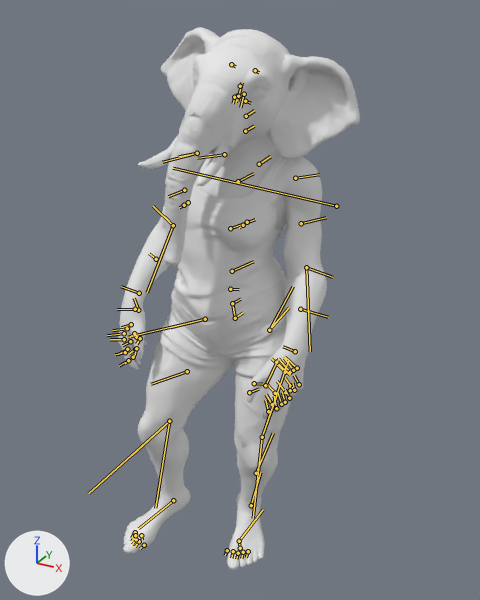
The glTF model public/models/Loxodon_Female_Idle.glb, before and after one commit.
Both versions are drawn from a 50 mm lens placed at (51.4, -93.2, 101.2), pointed at (0.7, -1.0, 55.1). Arrows for +X, +Y and +Z are at lower left; the lights stay in place. The first picture is the older version. Both versions are drawn at frame 20 of the action 'badass-idle-626441'; the numbers are the values there. The bones that change, and the others that lie on the model, are drawn over the model as lines.
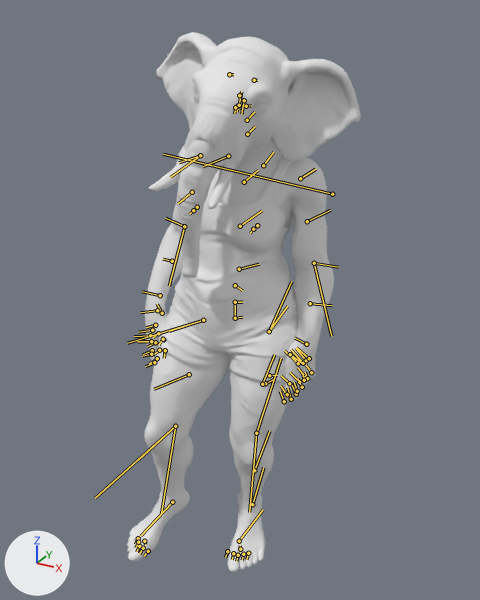
Boxes [x1, y1, x2, y2] around the edits, measured in the pictures (480 x 600 px):
'default', posed: before [118, 27, 360, 570]; after [127, 32, 361, 572]
bone 'pelvis', root to tip: before (235, 318) to (243, 312); after (235, 318) to (242, 317)
bone 'spine_03', root to tip: before (232, 271) to (253, 261); after (239, 269) to (259, 264)
bone 'spine_04', root to tip: before (230, 228) to (255, 219); after (240, 226) to (262, 210)
bone 'clavicle_l', root to tip: before (259, 164) to (270, 156); after (263, 165) to (273, 152)
bone 'middle_01_l', root to tip: before (285, 392) to (277, 381); after (299, 382) to (290, 372)
bone 'index_01_l', root to tip: before (275, 393) to (267, 384); after (289, 383) to (281, 375)
bone 'ring_01_l', root to tip: before (292, 388) to (285, 377); after (305, 377) to (297, 367)
bone 'pinky_01_l', root to tip: before (299, 384) to (294, 375); after (311, 372) to (306, 365)
bone 'cc_base_l_upperarmtwist01', root to tip: before (295, 178) to (319, 174); after (300, 178) to (315, 169)
bone 'cc_base_l_upperarmtwist02', root to tip: before (301, 223) to (326, 217); after (307, 221) to (330, 210)
bone 'clavicle_r', root to tip: before (224, 154) to (197, 158); after (228, 156) to (203, 166)
bone 'cc_base_r_upperarmtwist01', root to tip: before (197, 153) to (179, 156); after (200, 155) to (179, 162)
bone 'cc_base_r_upperarmtwist02', root to tip: before (184, 190) to (168, 196); after (192, 192) to (178, 203)
bone 'middle_01_r', root to tip: before (124, 333) to (107, 335); after (150, 335) to (134, 336)
bone 'ring_01_r', root to tip: before (127, 328) to (112, 330); after (152, 330) to (138, 332)
bone 'index_01_r', root to tip: before (124, 339) to (110, 339); after (151, 341) to (137, 341)
bone 'pinky_01_r', root to tip: before (131, 324) to (121, 327); after (155, 325) to (146, 327)
bone 'thigh_l', root to tip: before (269, 330) to (293, 286); after (269, 331) to (291, 281)
bone 'calf_l', root to tip: before (262, 437) to (288, 360); after (256, 433) to (281, 358)
bone 'foot_l', root to tip: before (251, 505) to (260, 472); after (252, 504) to (263, 467)
bone 'thigh_r', root to tip: before (205, 319) to (128, 337); after (203, 320) to (127, 343)
bone 'calf_r', root to tip: before (169, 421) to (88, 493); after (175, 426) to (95, 498)
bone 'foot_r', root to tip: before (173, 500) to (138, 528); after (172, 502) to (140, 536)

The edits, one by one:
Bone 'pelvis' (bone_pelvis) turns from (0, -4, -13) to (0, -3, 4) degrees about its own x, y and z.
Bone 'spine_03' (bone_spine_03) turns from (0, 0, -5) to (0, 0, -15) degrees about its own x, y and z.
Bone 'spine_04' (bone_spine_04) turns from (-1, 13, 6) to (-1, 13, -10) degrees about its own x, y and z.
Bone 'clavicle_l' (bone_clavicle_l) turns from (0, -6, 15) to (0, -4, 15) degrees about its own x, y and z.
Bone 'middle_01_l' (bone_middle_01_l) turns from (3, -12, 2) to (5, -5, -8) degrees about its own x, y and z.
Bone 'index_01_l' (bone_index_01_l) turns from (9, -16, -6) to (10, -9, -12) degrees about its own x, y and z.
Bone 'ring_01_l' (bone_ring_01_l) turns from (-5, -7, 3) to (-4, 2, -5) degrees about its own x, y and z.
Bone 'pinky_01_l' (bone_pinky_01_l) turns from (17, 6, 21) to (19, 13, 10) degrees about its own x, y and z.
Bone 'cc_base_l_upperarmtwist01' (bone_cc_base_l_upperarmtwist01) turns from (2, 0, 0) to (-9, 0, 0) degrees about its own x, y and z.
Bone 'cc_base_l_upperarmtwist02' (bone_cc_base_l_upperarmtwist02) turns from (-2, 0, 0) to (9, 0, 0) degrees about its own x, y and z.
Bone 'clavicle_r' (bone_clavicle_r) turns from (-2, 0, 12) to (-2, 2, 12) degrees about its own x, y and z.
Bone 'cc_base_r_upperarmtwist01' (bone_cc_base_r_upperarmtwist01) turns from (0, 0, 0) to (-9, 0, 0) degrees about its own x, y and z.
Bone 'cc_base_r_upperarmtwist02' (bone_cc_base_r_upperarmtwist02) turns from (0, 0, 0) to (9, 0, 0) degrees about its own x, y and z.
Bone 'middle_01_r' (bone_middle_01_r) turns from (2, -13, 0) to (5, -5, -9) degrees about its own x, y and z.
Bone 'ring_01_r' (bone_ring_01_r) turns from (-7, -7, 3) to (-4, 2, -5) degrees about its own x, y and z.
Bone 'index_01_r' (bone_index_01_r) turns from (8, -18, -5) to (10, -10, -12) degrees about its own x, y and z.
Bone 'pinky_01_r' (bone_pinky_01_r) turns from (14, 5, 13) to (18, 15, 6) degrees about its own x, y and z.
Bone 'thigh_l' (bone_thigh_l) turns from (14, 8, 12) to (13, 11, -7) degrees about its own x, y and z.
Bone 'calf_l' (bone_calf_l) turns from (-7, 6, -7) to (-6, -1, -2) degrees about its own x, y and z.
Bone 'foot_l' (bone_foot_l) turns from (3, -13, 18) to (1, -9, 7) degrees about its own x, y and z.
Bone 'thigh_r' (bone_thigh_r) turns from (3, -15, 24) to (2, -11, 6) degrees about its own x, y and z.
Bone 'calf_r' (bone_calf_r) turns from (-8, 7, -13) to (-5, -1, -10) degrees about its own x, y and z.
Bone 'foot_r' (bone_foot_r) turns from (15, 2, 10) to (11, 7, 0) degrees about its own x, y and z.
